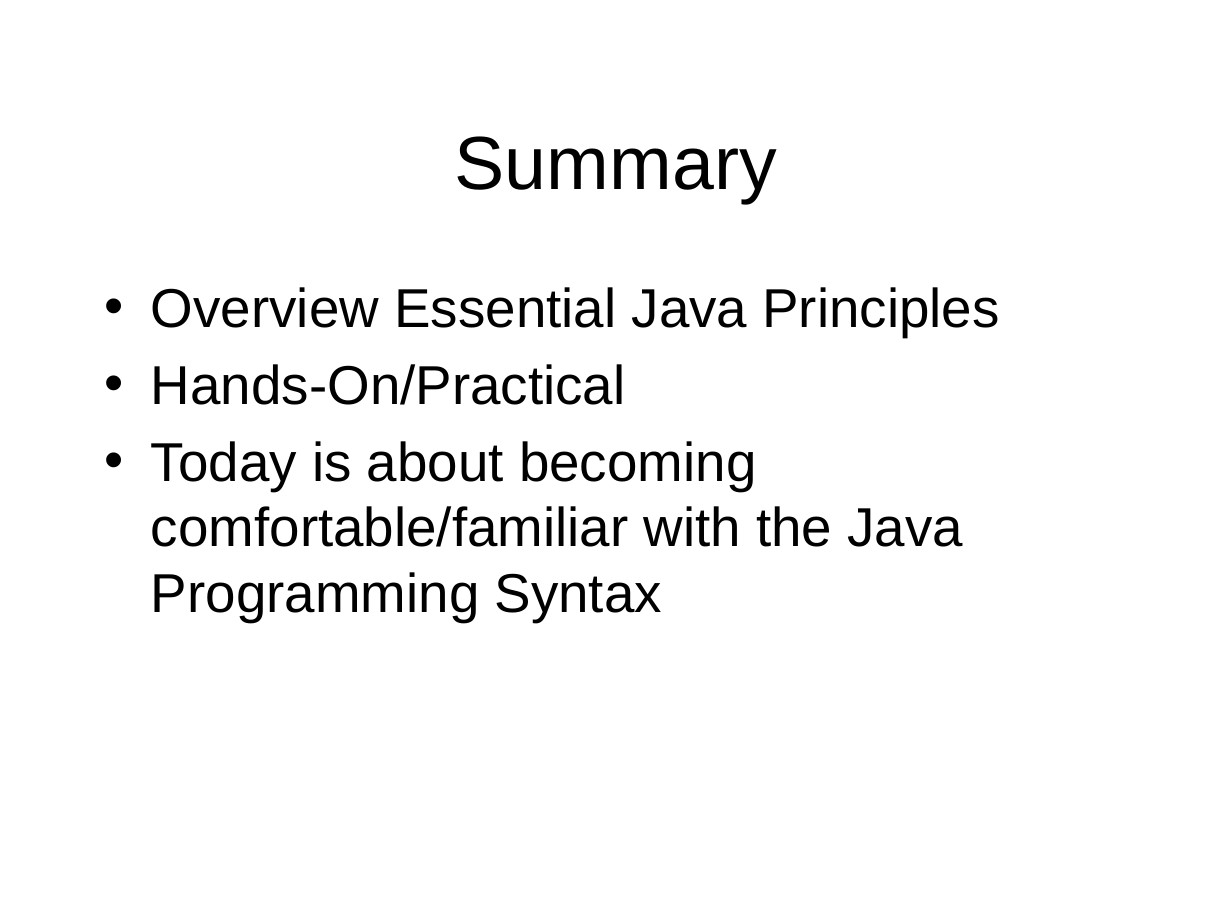
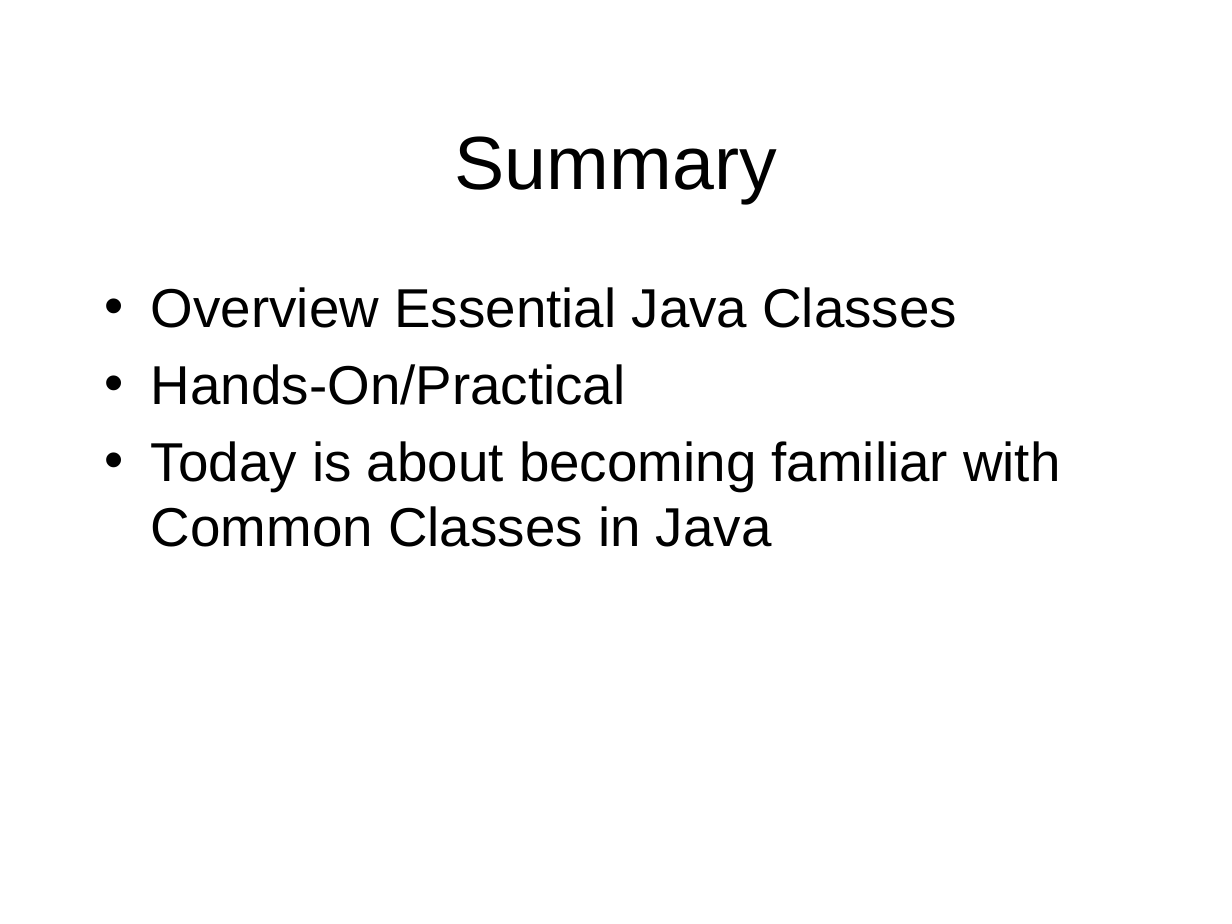
Before and after one commit to octaviordz/zjnu2017.github.io, a slide deck: slide 5 of OOP/lectures/090--Common.Classes.pptx (slide 4 before the commit). Drawn at 1232x924 pixels with LibreOffice and Linux fonts; fonts in the diff are those of the drawing. Boxes give left, top, right and bottom in pixels: in the first picture for what was removed or moved away, otherwise in the second. Text is boxed around its words. In the diff, an @@ line names an element or a change of style, - is before the commit and + after.

```diff
--- a/OOP/lectures/090--Common.Classes.pptx
+++ b/OOP/lectures/090--Common.Classes.pptx
@@ text at (151,287,957,328): text changed @@
-• Overview Essential Java Principles
+• Overview Essential Java Classes
@@ text at (151,441,1060,547): text changed @@
-• Today is about becoming comfortable/familiar with the Java Programming Syntax
+• Today is about becoming familiar with Common Classes in Java
```
Also in this commit, not shown: 2 other slides changed, 1 slide added, 44 other files.
